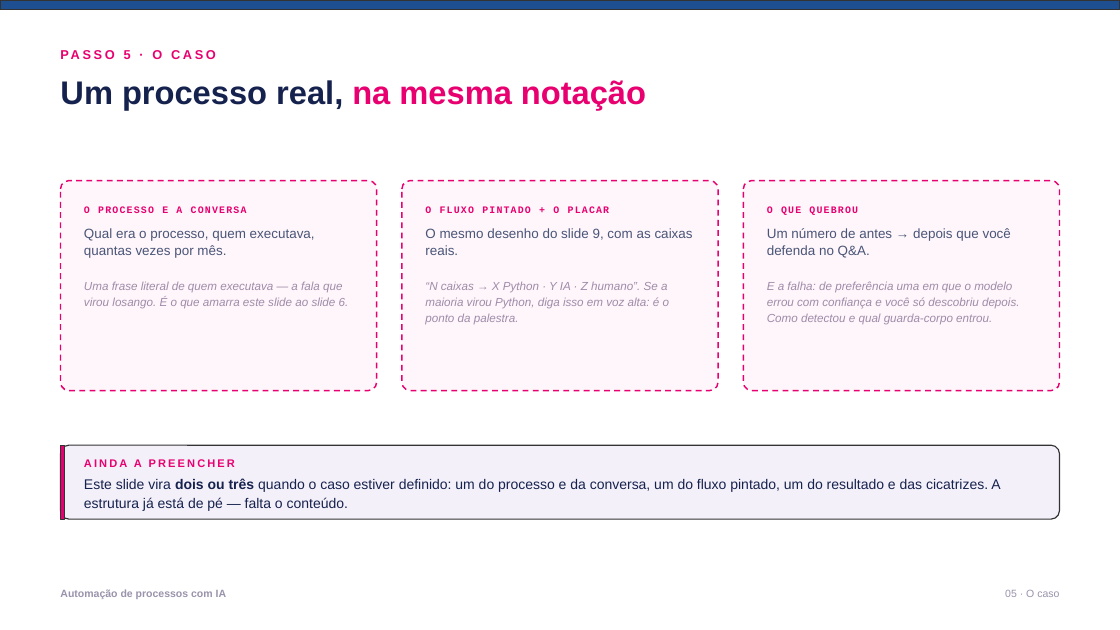
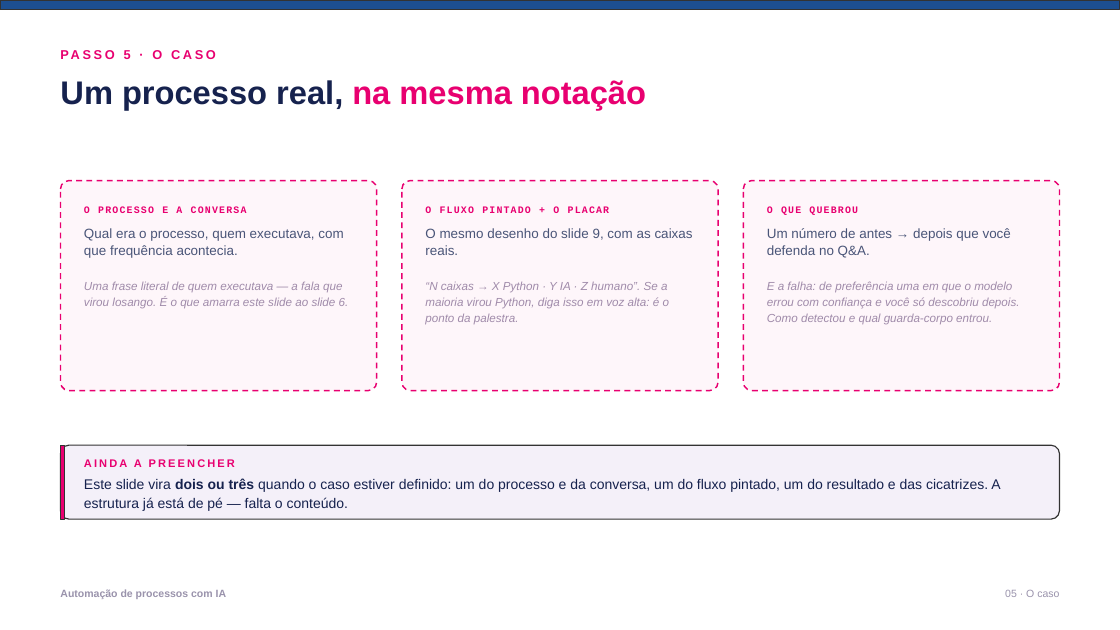
Before and after one commit to gabrcs/casamentos-app, a slide deck: slide 12 of talks/serasa-ia-automacao/deck.pptx. Drawn at 1120x630 pixels with LibreOffice and Linux fonts; fonts in the diff are those of the drawing. Boxes give left, top, right and bottom in pixels: in the first picture for what was removed or moved away, otherwise in the second. Text is boxed around its words. In the diff, an @@ line names an element or a change of style, - is before the commit and + after.

```diff
--- a/talks/serasa-ia-automacao/deck.pptx
+++ b/talks/serasa-ia-automacao/deck.pptx
@@ text at bbox=[84, 228, 343, 258]: text changed @@
-Qual era o processo, quem executava, quantas vezes por mês.
+Qual era o processo, quem executava, com que frequência acontecia.
```
Also in this commit, not shown: 4 other files.
